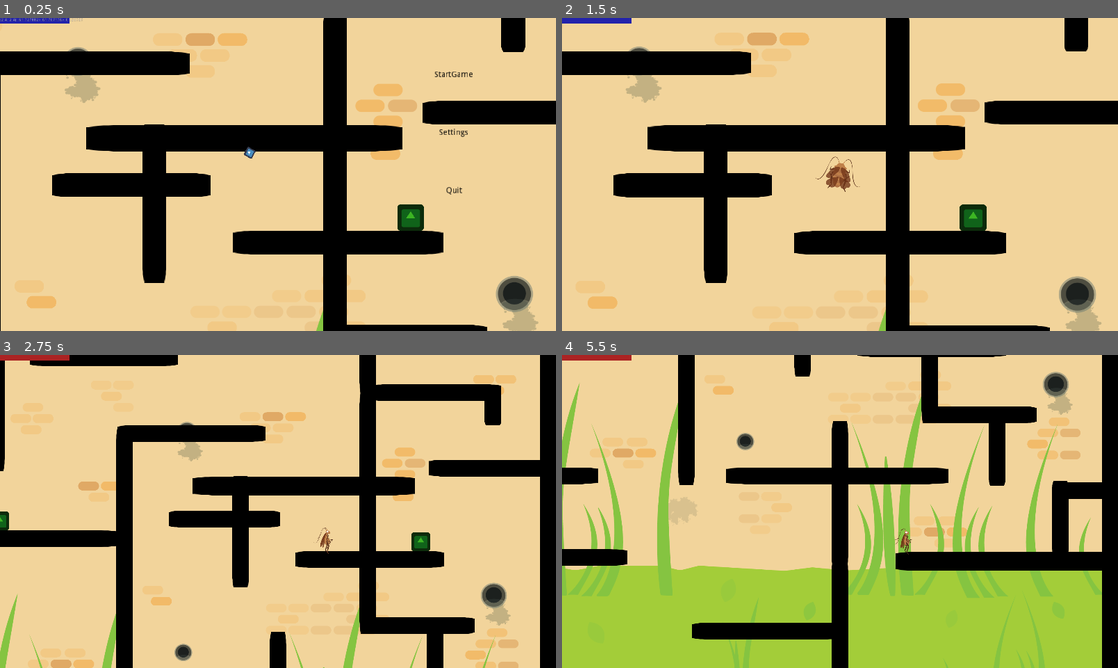
Above: before the commit, frames 1-4 (two rows, left to right).
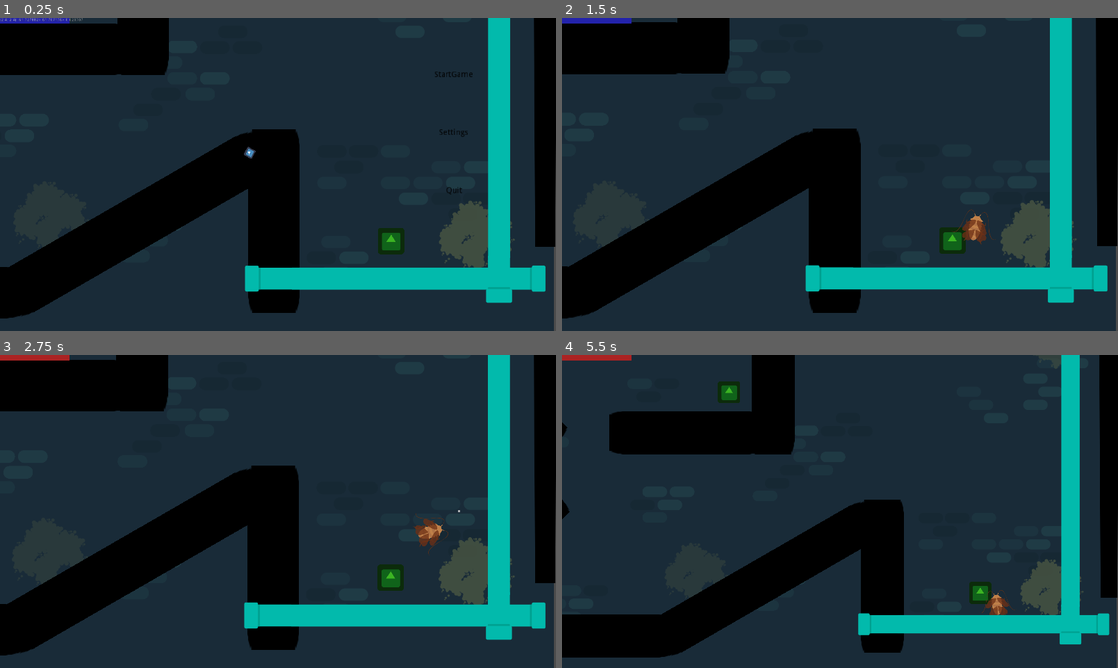
Above: after the commit, the same moments.

Repository: ChibiDenDen/Jook
Game: Godot game, scene res://Scenes/Game.tscn
The game is run twice, just before and just after one commit, with the same random seed, the same clock (stepped at 60 frames per second) and the same inputs. The engine's default icon, where the game draws it, is replaced by a stand-in: a white triangle on a blue panel in a dark square.
Inputs (mouse positions are in pixels of both pictures, inside the frame that each line leads up to):
- Up to frame 1 (0.25 s): no input
- Up to frame 2 (1.5 s): click "StartGame" at 0.5 s; tap Enter at 1.25 s; move the mouse to (962, 158) at 1.27 s; hold Right (ui_right) from 1.28 s (still down); hold Space (action) from 1.28 s (still down); click (962, 158) at 1.42 s
- Up to frame 3 (2.75 s): keep holding Right (ui_right); tap Up (ui_up) at 1.52, 2.27 s; move the mouse to (166, 527) at 2.02 s; release Space (action) at 2.03 s; tap Space (action) at 2.1 s
- Up to frame 4 (5.5 s): move the mouse to (895, 442) at 2.77 s; release Right (ui_right) at 2.78 s; hold Left (ui_left) 2.78-3.53 s; hold Space (action) 2.78-3.53 s; move the mouse to (812, 574) at 3.52 s; hold Right (ui_right) 3.53-5.03 s; tap Space (action) at 3.6, 5.1 s; click (812, 574) at 3.67 s; tap Up (ui_up) at 3.77, 4.52, 5.27 s; move the mouse to (1006, 558) at 4.27 s; hold Space (action) 4.28-5.03 s; move the mouse to (673, 464) at 5.02 s; hold Left (ui_left) from 5.03 s (still down)

The runs differ from the first frame. In frame 1, 94% of the frame differs, in the area x 0-100%, y 0-100%; in frame 2, 94%; in frame 3, 94%; in frame 4, 96%.

Commit message:
Added new wall assets, start using them

Diff:
--- /dev/null
+++ b/Objects/Obstacles/Walls/WallH.tscn
@@ -0,0 +1,32 @@
+[gd_scene load_steps=5 format=2]
+
+[ext_resource path="res://Objects/Obstacles/Walls/PIpeH.png" type="Texture" id=1]
+
+[sub_resource type="PhysicsMaterial" id=1]
+
+[sub_resource type="RectangleShape2D" id=2]
+extents = Vector2( 116.461, 26.4356 )
+
+[sub_resource type="RectangleShape2D" id=3]
+extents = Vector2( 16.5, 32 )
+
+[node name="Wall" type="StaticBody2D" groups=[
+"Crash",
+]]
+collision_mask = 3
+physics_material_override = SubResource( 1 )
+
+[node name="Sprite" type="Sprite" parent="."]
+texture = ExtResource( 1 )
+
+[node name="CollisionShape2D" type="CollisionShape2D" parent="."]
+position = Vector2( -2, 1.5 )
+shape = SubResource( 2 )
+
+[node name="CollisionShape2D2" type="CollisionShape2D" parent="."]
+position = Vector2( -101.5, 1.5 )
+shape = SubResource( 3 )
+
+[node name="CollisionShape2D3" type="CollisionShape2D" parent="."]
+position = Vector2( 97.5, 1.5 )
+shape = SubResource( 3 )
--- /dev/null
+++ b/Objects/Obstacles/Walls/WallH1Side.tscn
@@ -0,0 +1,30 @@
+[gd_scene load_steps=5 format=2]
+
+[ext_resource path="res://Objects/Obstacles/Walls/PIpeH.png" type="Texture" id=1]
+
+[sub_resource type="PhysicsMaterial" id=1]
+
+[sub_resource type="RectangleShape2D" id=2]
+extents = Vector2( 40.743, 26.436 )
+
+[sub_resource type="RectangleShape2D" id=3]
+extents = Vector2( 16.5, 32 )
+
+[node name="WallH1Side" type="StaticBody2D" groups=[
+"Crash",
+]]
+collision_mask = 3
+physics_material_override = SubResource( 1 )
+
+[node name="Sprite" type="Sprite" parent="."]
+texture = ExtResource( 1 )
+region_enabled = true
+region_rect = Rect2( 124, 0, 124, 78 )
+
+[node name="CollisionShape2D" type="CollisionShape2D" parent="."]
+position = Vector2( -21, 1.5 )
+shape = SubResource( 2 )
+
+[node name="CollisionShape2D3" type="CollisionShape2D" parent="."]
+position = Vector2( 35.75, 1.5 )
+shape = SubResource( 3 )
--- /dev/null
+++ b/Objects/Obstacles/Walls/WallHCenter.tscn
@@ -0,0 +1,23 @@
+[gd_scene load_steps=4 format=2]
+
+[ext_resource path="res://Objects/Obstacles/Walls/PIpeH.png" type="Texture" id=1]
+
+[sub_resource type="PhysicsMaterial" id=1]
+
+[sub_resource type="RectangleShape2D" id=2]
+extents = Vector2( 61.957, 26.436 )
+
+[node name="WallHCenter" type="StaticBody2D" groups=[
+"Crash",
+]]
+collision_mask = 3
+physics_material_override = SubResource( 1 )
+
+[node name="Sprite" type="Sprite" parent="."]
+texture = ExtResource( 1 )
+region_enabled = true
+region_rect = Rect2( 75, 0, 124, 78 )
+
+[node name="CollisionShape2D" type="CollisionShape2D" parent="."]
+position = Vector2( 0, 1.5 )
+shape = SubResource( 2 )
--- a/Scenes/Game.tscn
+++ b/Scenes/Game.tscn
@@ -18,6 +18,8 @@
 [ext_resource path="res://Objects/Obstacles/Lurker/Lurker.tscn" type="PackedScene" id=16]
 [ext_resource path="res://Objects/Teleport/Teleporter.tscn" type="PackedScene" id=17]
 [ext_resource path="res://Objects/Obstacles/Walls/Grass.tscn" type="PackedScene" id=18]
+[ext_resource path="res://Objects/Obstacles/Walls/WallH1Side.tscn" type="PackedScene" id=19]
+[ext_resource path="res://Objects/Obstacles/Walls/WallHCenter.tscn" type="PackedScene" id=20]
 
 [sub_resource type="PhysicsMaterial" id=1]
 
@@ -87,7 +89,7 @@
 position = Vector2( 2302.57, -606.376 )
 
 [node name="Player" type="Node2D" parent="."]
-position = Vector2( 1776.21, -4427.8 )
+position = Vector2( 2221.84, 1190.66 )
 __meta__ = {
 "_edit_group_": true
 }
@@ -119,12 +121,6 @@
 
 [node name="Walls" type="Node2D" parent="World"]
 
-[node name="Wall" parent="World/Walls" instance=ExtResource( 13 )]
-position = Vector2( 2450.2, 1172.44 )
-
-[node name="Wall14" parent="World/Walls" instance=ExtResource( 13 )]
-position = Vector2( 2450.2, 286.668 )
-
 [node name="Wall28" parent="World/Walls" instance=ExtResource( 13 )]
 position = Vector2( 430.862, -56.8304 )
 
@@ -164,12 +160,6 @@
 position = Vector2( 1040.23, 79.7845 )
 rotation = 3.14159
 
-[node name="Wall2" parent="World/Walls" instance=ExtResource( 13 )]
-position = Vector2( 2450.2, 727.966 )
-
-[node name="Wall3" parent="World/Walls" instance=ExtResource( 13 )]
-position = Vector2( 2450.2, 727.966 )
-
 [node name="Wall4" parent="World/Walls" instance=ExtResource( 13 )]
 position = Vector2( 1880.27, 1174.44 )
 
@@ -188,10 +178,6 @@
 position = Vector2( 1427.3, 1248.24 )
 rotation = 1.0472
 
-[node name="Wall5" parent="World/Walls" instance=ExtResource( 13 )]
-position = Vector2( 2166.86, 1332.21 )
-rotation = 1.57079
-
 [node name="Wall11" parent="World/Walls" instance=ExtResource( 13 )]
 position = Vector2( 1047.74, 1348.08 )
 rotation = 1.57079
@@ -227,15 +213,6 @@
 [node name="Wall27" parent="World/Walls" instance=ExtResource( 13 )]
 position = Vector2( 2292.31, -454.067 )
 rotation = 1.0472
-
-[node name="Wall25" parent="World/Walls" instance=ExtResource( 13 )]
-position = Vector2( 2450.2, -142.936 )
-
-[node name="Wall26" parent="World/Walls" instance=ExtResource( 13 )]
-position = Vector2( 2450.2, -593.156 )
-
-[node name="Wall44" parent="World/Walls" instance=ExtResource( 13 )]
-position = Vector2( 2450.2, -1011.16 )
 
 [node name="Wall45" parent="World/Walls" instance=ExtResource( 13 )]
 position = Vector2( 2099.47, -1199.16 )
@@ -1036,3 +1013,35 @@
 [node name="Checkpoint15" parent="World/Tree" instance=ExtResource( 2 )]
 position = Vector2( 1041.86, -4036.63 )
 physics_material_override = SubResource( 3 )
+
+[node name="Sewer" type="Node2D" parent="World"]
+position = Vector2( 79.968, -29.3666 )
+
+[node name="P1" type="Node2D" parent="World/Sewer"]
+position = Vector2( 0, -42.6334 )
+
+[node name="WallH1Side" parent="World/Sewer/P1" instance=ExtResource( 19 )]
+position = Vector2( 2407.12, 1384.73 )
+
+[node name="WallH1Side2" parent="World/Sewer/P1" instance=ExtResource( 19 )]
+position = Vector2( 1782.59, 1387.23 )
+rotation = 3.14159
+
+[node name="WallHCenter" parent="World/Sewer/P1" instance=ExtResource( 20 )]
+position = Vector2( 2094.78, 1384.73 )
+scale = Vector2( 4.038, 1 )
+
+[node name="P2" type="Node2D" parent="World/Sewer"]
+position = Vector2( 3733.03, -1058.63 )
+rotation = 1.57079
+
+[node name="WallH1Side" parent="World/Sewer/P2" instance=ExtResource( 19 )]
+position = Vector2( 2408, 1384.9 )
+
+[node name="WallH1Side2" parent="World/Sewer/P2" instance=ExtResource( 19 )]
+position = Vector2( -145.883, 1387.22 )
+rotation = 3.14159
+
+[node name="WallHCenter" parent="World/Sewer/P2" instance=ExtResource( 20 )]
+position = Vector2( 1133.55, 1384.73 )
+scale = Vector2( 19.654, 1 )
Binary file added: Objects/Obstacles/Walls/BarBend.png
Binary file added: Objects/Obstacles/Walls/BarH.png
Binary file added: Objects/Obstacles/Walls/BarHLong.png
Binary file added: Objects/Obstacles/Walls/BarPlus.png
Binary file added: Objects/Obstacles/Walls/BarV.png
Binary file added: Objects/Obstacles/Walls/BarVLong.png
Binary file added: Objects/Obstacles/Walls/PIpeH.png
Binary file added: Objects/Obstacles/Walls/PIpePlus.png
Binary file added: Objects/Obstacles/Walls/PipeBend.png
Binary file added: Objects/Obstacles/Walls/PipeHLong.png
Binary file added: Objects/Obstacles/Walls/PipeV.png
Binary file added: Objects/Obstacles/Walls/PipeVLong.png
(and 7 more such lines)
